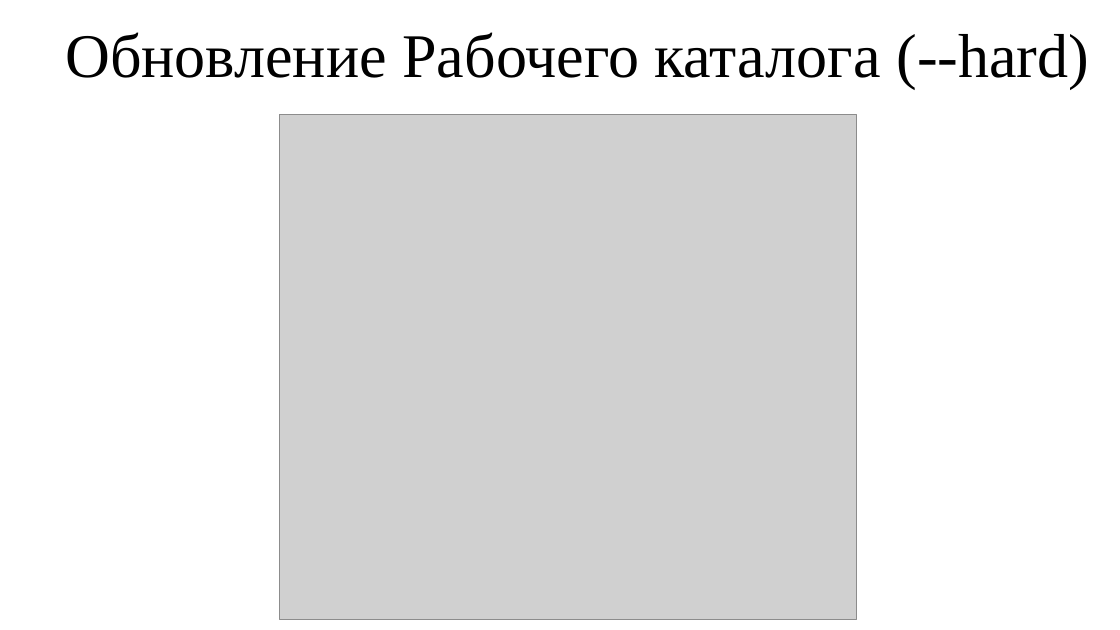
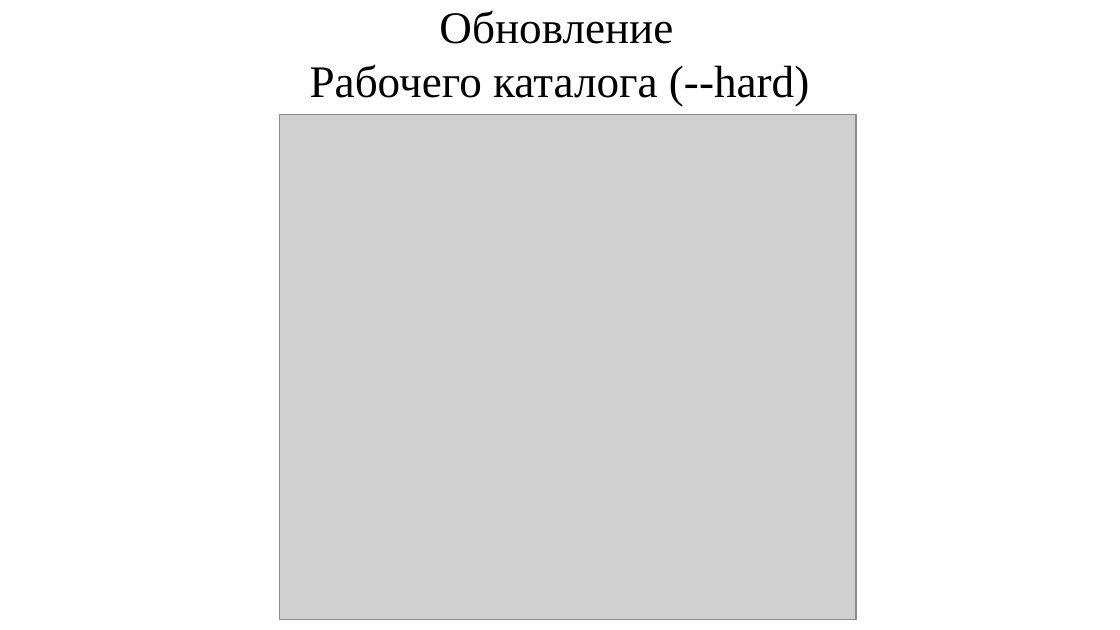
Before and after one commit to haska87/pm-19, a slide deck: slide 20 of lectures/NSP_l4.VSC_git_basics_continued.pptx (slide 19 before the commit). Drawn at 1120x630 pixels with LibreOffice and Linux fonts; fonts in the diff are those of the drawing; grey boxes stand for pictures. Boxes give left, top, right and bottom in pixels: in the first picture for what was removed or moved away, otherwise in the second. Text is boxed around its words. In the diff, an @@ line names an element or a change of style, - is before the commit and + after.

Commit message:
fix lectures

```diff
--- a/lectures/NSP_l4.VSC_git_basics_continued.pptx
+++ b/lectures/NSP_l4.VSC_git_basics_continued.pptx
@@ text at [310, 10, 809, 106]: text changed; size 44 to 32 pt @@
-Обновление Рабочего каталога (--hard)
+Обновление
+Рабочего каталога (--hard)
```
Also in this commit, not shown: 7 other slides changed, 1 slide added, 4 other files.
